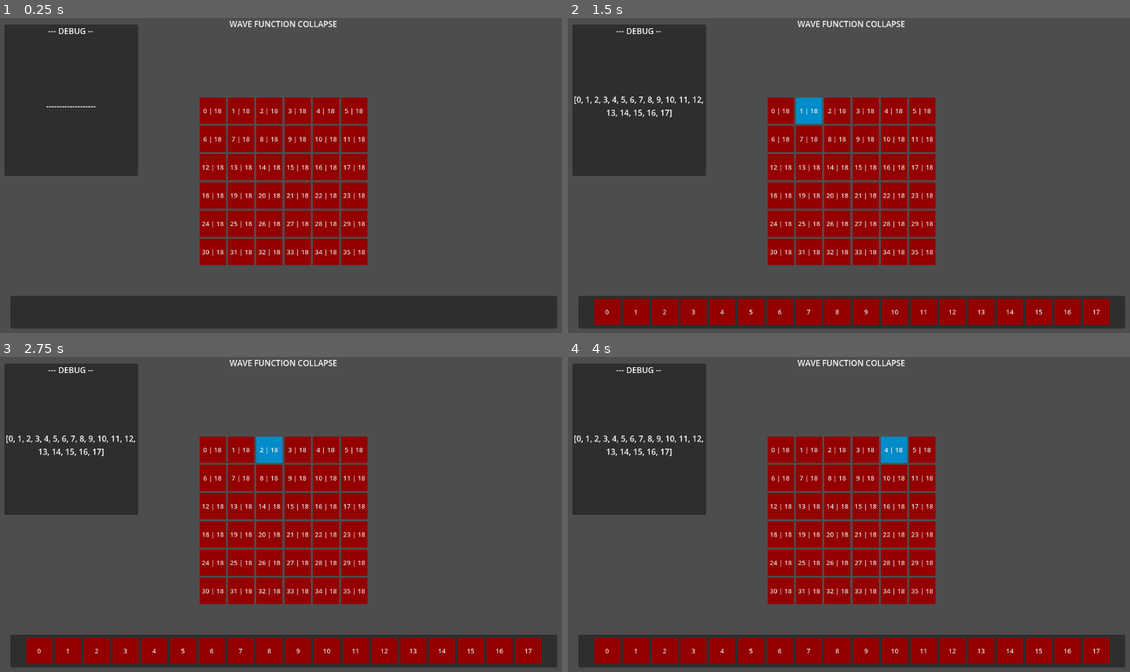
Above: before the commit, frames 1-4 (two rows, left to right).
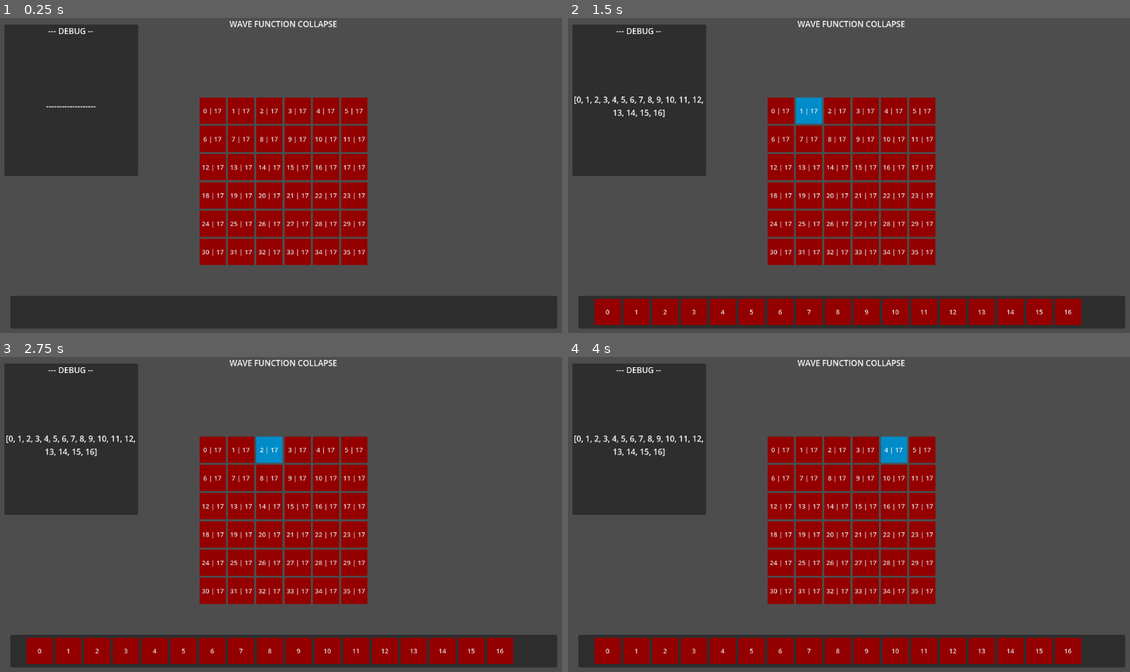
Above: after the commit, the same moments.

Repository: Sketh14/WaveFuncCollapse
Game: Godot game, scene res://Scenes/Main02.tscn
The game is run twice, just before and just after one commit, with the same random seed, the same clock (stepped at 60 frames per second) and the same inputs.
Inputs:
- Up to frame 1 (0.25 s): no input
- Up to frame 2 (1.5 s): click "0 | 18" (after the commit: "0 | 17") at 0.5 s; click "1 | 18" (after the commit: "1 | 17") at 1.25 s
- Up to frame 3 (2.75 s): click "2 | 18" (after the commit: "2 | 17") at 2 s
- Up to frame 4 (4 s): click "3 | 18" (after the commit: "3 | 17") at 2.75 s; click "4 | 18" (after the commit: "4 | 17") at 3.5 s

The runs differ from the first frame. In frame 1, 0.2% of the frame differs, in the area x 38-66%, y 28-76%; in frame 2, 1.3%; in frame 3, 1.3%; in frame 4, 1.3%, in the area x 4-97%, y 28-98%.

Commit message:
SetTileAdjacency Refactor
- Scripts
	(-) WaveFunctionCollapse2
		[=] Refactoring SetTileAdjacency
			<~> If statement at the start for early return on false
			<~> Replacing adjList with SocketDirection
			<~> Renaming Variables
			<~> Fixing Adjacency Logic
				{+} Comapring Socket Values of the Available Tiles in the list of the Comparison Tile

Diff:
--- a/Scripts/UI/MainUIController_1.gd
+++ b/Scripts/UI/MainUIController_1.gd
@@ -39,6 +39,7 @@
 	var btTilesIndex = 0
 	var btArrSize = selectedTilesBts.size()
 	var availableTilesCount = waveFunctionHandler.tileMap[selectedTileIndexInMap].tilesAvailable.size()
+	# Array is sorted which is why, this below is possible
 	while btTilesIndex != btArrSize:
 		if (availableTilesIndex < availableTilesCount &&
 			waveFunctionHandler.tileMap[selectedTileIndexInMap].tilesAvailable[availableTilesIndex] == btTilesIndex):
--- a/Scripts/UI_Alt/WaveFunctionCollapse2.gd
+++ b/Scripts/UI_Alt/WaveFunctionCollapse2.gd
@@ -42,7 +42,7 @@
 # Initialize tiles as well as fill the tilesAvailable list at the start so that the tiles are in a super-position state
 func InitializeData():
 	var totalSize = gridDimension.x * gridDimension.y
-	var tilesListSize = tilesJsonData.tile_info.size()
+	var tilesListSize = tilesJsonData.tile_info.size() - 1
 	for valX in totalSize:
 		var tileCell = Helper.SuperTileCell.new()
 		tileMap.append(tileCell)
@@ -88,10 +88,10 @@
 	#Set the first 4 adjacent tiles in the immediate vicinity of the current set tile
 	SetTilesToCheckData2(tileMapIndex)
 
-	"""
+	# """
 	# Set while loop here and keep repeating unless all the adjoining cells are collapsed
-	while (tilesToCheckStack.size() > 0):
-	# if (true):
+	# while (tilesToCheckStack.size() > 0):
+	if (true):
 		var tileToCheck = tilesToCheckStack.pop_back()
 		# print("\nGot Tile to check| index : X[" + str(tileToCheck.tileCoOrdX) + "], Y[" + str(tileToCheck.tileCoOrdY) + "]")
 		SetTileAdjacency(tileMapIndex, tileToCheck)
@@ -138,7 +138,7 @@
 					tempTileData.socketDir = tileCountY
 
 				tilesToCheckStack.push_back(tempTileData)
-				# """
+				"""
 				print("Tile Pushed | tileCountX : " + str(tileCountX) + " | tileCountY : " + str(tileCountY)
 						+ " | [" + str(tempTileCoOrdX) + "," + str(tempTileCoOrdY) + "]"
 						+ " | socketDir : " + str(tempTileData.socketDir))
@@ -151,107 +151,129 @@
 
 # Set the next tile according to the adjacency list of the current assigned tile and the direction w.r.t. current tile
 # We set a loop and remove the tile indexes in the tilesAvailable list untill all non-compatible tiles are removed
-func SetTileAdjacency(currTileIndex: int, tileToCheck: Helper.TransposedTileData) -> int:
+func SetTileAdjacency(selectedTileIndex: int, tileToCheck: Helper.TransposedTileData) -> int:
+	if (tileMap.size() <= selectedTileIndex || selectedTileIndex < 0):
+		print("Invalid tileIndexX to search!!\n\n")
+		return -1
 
 	#Compare Socket | "Positive Socket" can only be compared to "Negative Socket" without rotation
 	#Search down of the tile
-	if (tileMap.size() > currTileIndex && currTileIndex >= 0):
-		# print("Checking | Index [" + str(currTileIndex) + "] | SocketDir [" + str(tileToCheck.socketDir) + "]")
-
-		# =========================================>		Getting Adjacent List		<======================================
-
-		var foundTile = false
-
-		var currentTilePrefabIndex = tileMap[currTileIndex].currentTileIndex # We assume that the index will be set, as without index, this shouldnt be triggered
-		var adjList # Cache List to compare with
+
+	# print("Checking | Index [" + str(selectedTileIndex) + "] | SocketDir [" + str(tileToCheck.socketDir) + "]")
+	# =========================================>		Getting Adjacent List		<======================================
+
+
+	# We assume that the index will be set, as without index, this shouldnt be triggered
+	# var selectedTileValue = tileMap[selectedTileIndex].currentTileIndex
+
+	"""
+	# No Need as we are directly checking for Socket Direction
+		# var adjList # Cache List to compare with
+		var socketDirectionToCheck
 
 		match tileToCheck.socketDir:
 			UniversalConstants.SocketDirection.POSITIVEX:
-				adjList = tilesJsonData.tile_info[currentTilePrefabIndex].adjacency_list[UniversalConstants.SocketDirection.POSITIVEX]
+				socketDirectionToCheck = UniversalConstants.SocketDirection.POSITIVEX
+				# adjList = tilesJsonData.tile_info[selectedTileValue].adjacency_list[UniversalConstants.SocketDirection.POSITIVEX]
 			UniversalConstants.SocketDirection.NEGATIVEX:
-				adjList = tilesJsonData.tile_info[currentTilePrefabIndex].adjacency_list[UniversalConstants.SocketDirection.NEGATIVEX]
+				socketDirectionToCheck = UniversalConstants.SocketDirection.NEGATIVEX
+				# adjList = tilesJsonData.tile_info[selectedTileValue].adjacency_list[UniversalConstants.SocketDirection.NEGATIVEX]
 			UniversalConstants.SocketDirection.POSITIVEY:
-				adjList = tilesJsonData.tile_info[currentTilePrefabIndex].adjacency_list[UniversalConstants.SocketDirection.POSITIVEY]
+				socketDirectionToCheck = UniversalConstants.SocketDirection.POSITIVEY
+				# adjList = tilesJsonData.tile_info[selectedTileValue].adjacency_list[UniversalConstants.SocketDirection.POSITIVEY]
 			UniversalConstants.SocketDirection.NEGATIVEY:
-				adjList = tilesJsonData.tile_info[currentTilePrefabIndex].adjacency_list[UniversalConstants.SocketDirection.NEGATIVEY]
+				socketDirectionToCheck = UniversalConstants.SocketDirection.NEGATIVEY
+				# adjList = tilesJsonData.tile_info[selectedTileValue].adjacency_list[UniversalConstants.SocketDirection.NEGATIVEY]
+	"""
+
+	"""
+	print("Adjacency List : " + str(tilesJsonData.tile_info[selectedTileValue].adjacency_list[tileToCheck.socketDir])
+			+ " | selectedTileIndex : " + str(selectedTileIndex)
+			+ " | selectedTileValue : " + str(selectedTileValue));
+	# """
+	# =========================================>		Getting Adjacent List		<======================================
+
+
+	# tilesAvailable should be sorted (in ascending order)
+	# Below is to check which tile from the Prefab List can be added above the current tile
+	# Should be a better way than this to do the below | Can run a binary search to find the index faster
+
+	#TODO: IMPORTANT | Always check how 1D array index is calculated
+	# var tileToCheckIndex1D = tileToCheck.tileCoOrdX + (tileToCheck.tileCoOrdY * gridDimension.y)		#TODO: WRONG
+	var tileToCheckIndex1D = (gridDimension.x * tileToCheck.tileCoOrdX) + tileToCheck.tileCoOrdY
+	"""
+	print("Tile To Check | CoOrdX : " + str(tileToCheck.tileCoOrdX) + " | CoOrdY : " + str(tileToCheck.tileCoOrdY)
+		+ " | tileToCheckIndex1D : " + str(tileToCheckIndex1D) + " | tileMap Size : " + str(tileMap.size())
+		+ " | SocketDir " + str(tileToCheck.socketDir))
+	# """
+
+	var foundTile = false
+	var totalCount = tileMap[tileToCheckIndex1D].tilesAvailable.size()
+	var tilesAvailableIndexToCheck = 0
+	for compTileVal in tileMap[tileToCheckIndex1D].tilesAvailable:
+
+		# Skip if the tile at this index is not available
+		if (compTileVal < 0): # Tile previously has been set to -1
+			totalCount -= 1
+
+			# print("compTileVal is 0 | Reducing Total Count | totalCount[" + str(totalCount) + "]\n\n")
+			continue
+
+		# Get the socket data for the tile which is to be compared
+		var compSocketVal # cache value to compare with
+		match tileToCheck.socketDir:
+			UniversalConstants.SocketDirection.POSITIVEX:
+				# compSocketVal = UniversalConstants.SocketDirection.NEGATIVEX
+				compSocketVal = tilesJsonData.tile_info[compTileVal].socket_values[UniversalConstants.SocketDirection.NEGATIVEX]
+			UniversalConstants.SocketDirection.NEGATIVEX:
+				# compSocketVal = UniversalConstants.SocketDirection.POSITIVEX
+				compSocketVal = tilesJsonData.tile_info[compTileVal].socket_values[UniversalConstants.SocketDirection.POSITIVEX]
+			UniversalConstants.SocketDirection.POSITIVEY:
+				# compSocketVal = UniversalConstants.SocketDirection.NEGATIVEY
+				compSocketVal = tilesJsonData.tile_info[compTileVal].socket_values[UniversalConstants.SocketDirection.NEGATIVEY]
+			UniversalConstants.SocketDirection.NEGATIVEY:
+				# compSocketVal = UniversalConstants.SocketDirection.POSITIVEY
+				compSocketVal = tilesJsonData.tile_info[compTileVal].socket_values[UniversalConstants.SocketDirection.POSITIVEY]
+		foundTile = false
 
 		"""
-		print("Adjacency List : " + str(adjList) + " | currTileIndex : " + str(currTileIndex)
-				+ " | currentTilePrefabIndex : " + str(currentTilePrefabIndex));
+		print("=====================> Checking | compTileVal : " + str(compTileVal) + "  | adjSocketVal : "
+				+ str(compSocketVal) + " <=====================\n\n")
 		# """
-		# =========================================>		Getting Adjacent List		<======================================
-
-
-		# tilesAvailable should be sorted (in ascending order)
-		# Below is to check which tile from the Prefab List can be added above the current tile
-		# Should be a better way than this to do the below | Can run a binary search to find the index faster
-		#TODO: IMPORTANT | Always check how 1D array index is calculated
-		# var tileToCheckIndex1D = tileToCheck.tileCoOrdX + (tileToCheck.tileCoOrdY * gridDimension.y)		#TODO: WRONG
-		var tileToCheckIndex1D = (gridDimension.x * tileToCheck.tileCoOrdX) + tileToCheck.tileCoOrdY
-		"""
-		print("Tile To Check | CoOrdX : " + str(tileToCheck.tileCoOrdX) + " | CoOrdY : " + str(tileToCheck.tileCoOrdY)
-			+ " | tileToCheckIndex1D : " + str(tileToCheckIndex1D) + " | tileMap Size : " + str(tileMap.size())
-			+ " | SocketDir " + str(tileToCheck.socketDir))
-		# """
-
-		var totalCount = tileMap[tileToCheckIndex1D].tilesAvailable.size()
-		var tilesAvailableIndexToCheck = 0
-		for tileVal in tileMap[tileToCheckIndex1D].tilesAvailable:
-
-			# Skip if the tile at this index is not available
-			if (tileVal < 0): # Tile previously has been set to 0
-				totalCount -= 1
-
-				# print("tileVal is 0 | Reducing Total Count | totalCount[" + str(totalCount) + "]\n\n")
-				continue
-
-			# Get the socket data for the tile which is to be compared
-			var tempCompSocketVal # cache value to compare with
-			match tileToCheck.socketDir:
-				UniversalConstants.SocketDirection.POSITIVEX:
-					tempCompSocketVal = tilesJsonData.tile_info[currentTilePrefabIndex].socket_values[UniversalConstants.SocketDirection.NEGATIVEX]
-				UniversalConstants.SocketDirection.NEGATIVEX:
-					tempCompSocketVal = tilesJsonData.tile_info[currentTilePrefabIndex].socket_values[UniversalConstants.SocketDirection.POSITIVEX]
-				UniversalConstants.SocketDirection.POSITIVEY:
-					tempCompSocketVal = tilesJsonData.tile_info[currentTilePrefabIndex].socket_values[UniversalConstants.SocketDirection.NEGATIVEY]
-				UniversalConstants.SocketDirection.NEGATIVEY:
-					tempCompSocketVal = tilesJsonData.tile_info[currentTilePrefabIndex].socket_values[UniversalConstants.SocketDirection.POSITIVEY]
-			foundTile = false
-
+
+		# var socketIndex = 0 # THis is for debugging only
+
+		# Get the comaptible socket values in the respective "Adjacency List" of the "Current Selected Tile"
+		# which is in the direction of the "Tile To Compare"
+		# for adjSocketVal in adjList:
+		for adjSocketVal in tilesJsonData.tile_info[(tileMap[selectedTileIndex].currentTileIndex)].adjacency_list[tileToCheck.socketDir]:
+			# print("Adjacency Socket Val : " + str(adjSocketVal))
+
+			# Check if the "Comparison Tile's" "Socket Value" in the desired direction is equal to the adjacency socket value
+			if (compSocketVal == adjSocketVal):
+				# print("Found Socket | Socket [" + str(tilesAvailableIndexToCheck) + "] : [" + str(compSocketVal) + "]")
+				foundTile = true
+				#Cell fully collapsed
+				if (totalCount == 1):
+					tileMap[tileToCheckIndex1D].collapsed = true
+					return 1
+				break
+			# else:
+			# 	totalCount -= 1
+			# 	tileMap[tileToCheckIndex1D].tilesAvailable[tilesAvailableIndexToCheck] = -1
+
+
+			# print("[" + str(socketIndex) + "] : " + str(tileMap[tileToCheckIndex1D].tilesAvailable[tilesAvailableIndexToCheck]) + "_" + str(adjSocketVal) + " | ")
+			# socketIndex += 1
+
+		#This causes a bit more problem, as in, if there are more than 1 value in the adjacency list, then the values assigned by a
+		#previous match loop in the list, are removed by the very next match loop. And so everything turns to -1
+		if (!foundTile):
+			totalCount -= 1
+			tileMap[tileToCheckIndex1D].tilesAvailable[tilesAvailableIndexToCheck] = -1
 			"""
-			print("=====================> Checking | tileVal : " + str(tileVal) + "  | socketVal : "
-					+ str(tempCompSocketVal) + " <=====================\n\n")
+			print("Removing Tile | Socket [" + str(tilesAvailableIndexToCheck) + "] : [" + str(compTileVal) + "] | tileValueRemoved : "
+					+ str(tileMap[tileToCheckIndex1D].tilesAvailable[tilesAvailableIndexToCheck]));
 			# """
-
-			# var socketIndex = 0 # THis is for debugging only
-			for socketVal in adjList:
-				if (socketVal == tempCompSocketVal):
-					#Found Compatible Socket
-					# print("Found Socket | Socket [" + str(tilesAvailableIndexToCheck) + "] : [" + str(tempCompSocketVal) + "]")
-					foundTile = true
-
-					#Cell fully collapsed
-					if (totalCount == 1):
-						tileMap[tileToCheckIndex1D].collapsed = true
-						return 1
-					break # No Duplicates, so break early
-				# else: # Wrong | We need to compare with each tile and then set (-1), if the current comparison tile is not in the current adjacency list
-				# 	tileMap[tileToCheckIndex1D].tilesAvailable[tilesAvailableIndexToCheck] = -1;
-
-				# print("[" + str(socketIndex) + "] : " + str(tileMap[tileToCheckIndex1D].tilesAvailable[tilesAvailableIndexToCheck]) + "_" + str(socketVal) + " | ")
-				# socketIndex += 1
-
-			#This causes a bit more problem, as in, if there are more than 1 value in the adjacency list, then the values assigned by a
-			#previous match loop in the list, are removed by the very next match loop. And so everything turns to -1
-			if (!foundTile):
-				totalCount -= 1
-				tileMap[tileToCheckIndex1D].tilesAvailable[tilesAvailableIndexToCheck] = -1
-				"""
-				print("Removing Tile | Socket [" + str(tilesAvailableIndexToCheck) + "] : [" + str(tileVal) + "] | tileValueRemoved : "
-						+ str(tileMap[tileToCheckIndex1D].tilesAvailable[tilesAvailableIndexToCheck]));
-				# """
-			tilesAvailableIndexToCheck += 1
-		return 0
-	else:
-		print("Invalid tileIndexX to search!!\n\n")
-		return -1
+		tilesAvailableIndexToCheck += 1
+	return 0
--- a/Scripts/UniversalConstants.gd
+++ b/Scripts/UniversalConstants.gd
@@ -1,5 +1,6 @@
 class_name UniversalConstants
 
+# X is Vertical | Y is Horizontal
 enum SocketDirection {POSITIVEX, NEGATIVEX, POSITIVEY, NEGATIVEY}
 
 const pressedColor = Color(0, 0.55, 0, 1)
Not shown, changed: Logs.txt
